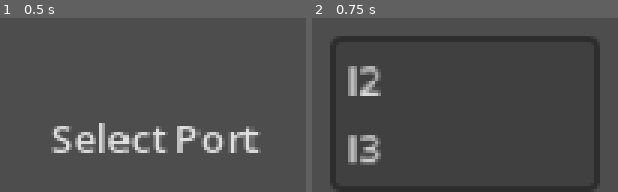
Above: before the commit, frames 1-2 (left to right).
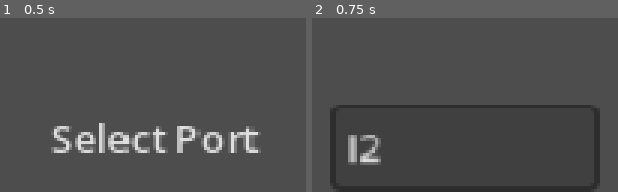
Above: after the commit, the same moments.

Repository: MrMothman/scoreSpace
Game: Godot game, scene res://scenes/PortSelect/PortSelect.tscn
Same seed, same stepped clock (60 frames per second), same inputs: the game is played once before the commit and once after it. This scene is started directly instead of the project's main scene.
Inputs:
- Up to frame 1 (0.5 s): no input
- Up to frame 2 (0.75 s): click "Select Port" at 0.5 s

Frame 1 is identical in both runs. In frame 2, 6.1% of the frame differs, in the area x 5-95%, y 10-85%.

Commit message:
Revert "port menu updates"

Diff:
--- a/gameJam/game_manager.tscn
+++ b/gameJam/game_manager.tscn
@@ -1,12 +1,21 @@
-[gd_scene load_steps=3 format=3 uid="uid://bo4hjvr81uuy0"]
+[gd_scene load_steps=4 format=3 uid="uid://bo4hjvr81uuy0"]
 
 [ext_resource type="PackedScene" uid="uid://ggjfl18rxg44" path="res://scenes/levels/level.tscn" id="1_falwp"]
 [ext_resource type="PackedScene" uid="uid://dv8kbttbic6n6" path="res://scenes/MainMenu/Main_Menu.tscn" id="2_4t8ii"]
+[ext_resource type="Script" path="res://scripts/Camera2D.gd" id="3_8you4"]
 
 [node name="gameManager" type="Node2D"]
 
 [node name="level" parent="." instance=ExtResource("1_falwp")]
 visible = false
+
+[node name="Camera2D" type="Camera2D" parent="level"]
+position = Vector2(480, 270)
+position_smoothing_enabled = true
+position_smoothing_speed = 10.0
+drag_left_margin = 0.05
+drag_right_margin = 0.05
+script = ExtResource("3_8you4")
 
 [node name="MainMenu" parent="." instance=ExtResource("2_4t8ii")]
 visible = false
--- a/gameJam/scripts/Map/MapGraph.gd
+++ b/gameJam/scripts/Map/MapGraph.gd
@@ -3,16 +3,19 @@
 
 enum types {MAINLAND,b,c,d}
 
-@export var map = {Ports.new("I1", types.MAINLAND, Vector2(1,1)): [1,2],
-	Ports.new("I2", types.b, Vector2(1,1)): [3],
-	Ports.new("I3", types.c, Vector2(1,1)): [3],
-	Ports.new("I4", types.MAINLAND, Vector2(1,1)): [4,5],
-	Ports.new("I5", types.c, Vector2(1,1)): [6,7],
-	Ports.new("I6", types.b, Vector2(1,1)): [6,7],
-	Ports.new("I7", types.b, Vector2(1,1)): [7,8],
-	Ports.new("I8", types.b, Vector2(1,1)): [0,9],
-	Ports.new("I9", types.c, Vector2(1,1)): [10],
-	Ports.new("I10", types.d, Vector2(1,1)): [0,11],
-	Ports.new("I11", types.c, Vector2(1,1)): [9,11],
-	Ports.new("I12", types.b, Vector2(1,1)): [0],
+@export var map = {Ports.new("I1", types.MAINLAND, Vector2(1,1)): [2,3],
+	Ports.new("I2", types.b, Vector2(1,1)): [4],
+	Ports.new("I3", types.c, Vector2(1,1)): [4],
+	Ports.new("I4", types.MAINLAND, Vector2(1,1)): [5,6],
+	Ports.new("I5", types.c, Vector2(1,1)): [7,8],
+	Ports.new("I6", types.b, Vector2(1,1)): [7,8],
+	Ports.new("I7", types.b, Vector2(1,1)): [8,9],
+	Ports.new("I8", types.b, Vector2(1,1)): [10,1],
+	Ports.new("I9", types.c, Vector2(1,1)): [11],
+	Ports.new("I10", types.d, Vector2(1,1)): [12,1],
+	Ports.new("I11", types.c, Vector2(1,1)): [10,12],
+	Ports.new("I12", types.b, Vector2(1,1)): [1],
 }
+
+func _ready():
+	print(map[map.values()[1]])
--- a/gameJam/scripts/Map/PortSelect.gd
+++ b/gameJam/scripts/Map/PortSelect.gd
@@ -1,32 +1,12 @@
 extends MapGraph
 
-var port_num = 0
-
-var next_ports = map.values()[port_num]
-
-
 func _ready():
-	for p in next_ports:
-		$PortSelect.get_popup().add_item(map.keys()[p].port_name)
+	$PortSelect.get_popup().add_item(map.keys()[1].port_name)
 
 	$PortSelect.get_popup().id_pressed.connect(_on_item_pressed)
 
 
 func _on_item_pressed(id):
-	#var next_port = $PortSelect.get_popup().get_item_text(id)
-	#print(id)
-	#print(next_port)
-	var ports = next_ports.size()
-	port_num = next_ports[id]
-
-	next_ports = map.values()[port_num]
-
-	for i in range(ports):
-		$PortSelect.get_popup().remove_item(0)
-
-	for p in next_ports:
-		$PortSelect.get_popup().add_item(map.keys()[p].port_name)
-
-	############################
-	# func set_dest(port_name) #
-	############################
+	var port_name = $PortSelect.get_popup().get_item_text(id)
+	print(port_name)
+	# func set_dest(port_name)
